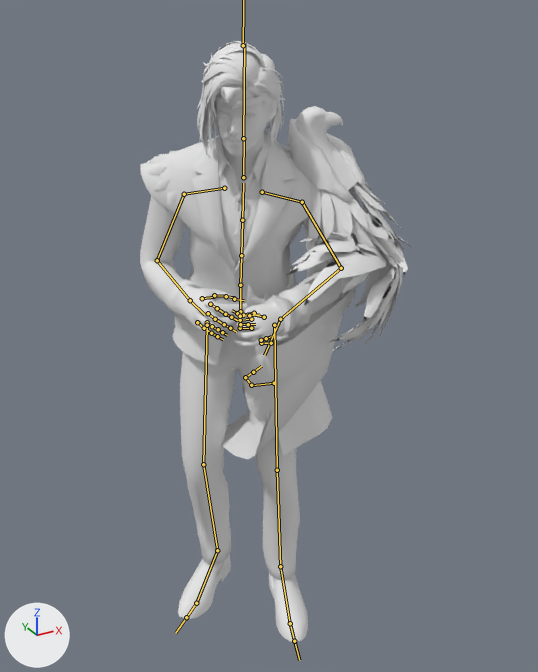
The FBX model Male Pack/ImperialEgypt/Talking At Watercooler.fbx as it was, and as the next commit left it.
Camera for both pictures: a camera (50 mm lens) standing at (-0.48, -0.951, 0.996) and looking at (0.037, -0.01, 0.525). Arrows for +X, +Y and +Z are at lower left; the lights stay in place. Both versions are drawn at frame 414 of the action 'mixamo.com'; the numbers are the values there. The bones that bend it are drawn over the model as lines.

In view in the first picture: 'Male_Lobby_Bottom_Cos_Imperialegypt_0', 'Male_Lobby_Hair_Cos_Imperialegypt_0', 'Male_Lobby_Hair_Cos_Imperialegypt_1', 'Male_Lobby_Head_Cos_Imperialegypt_0', 'Male_Lobby_Shoe_Cos_Imperialegypt_0', 'Male_Lobby_Top_Cos_Imperialegypt_0', 'Male_Lobby_Top_Cos_Imperialegypt_1'.
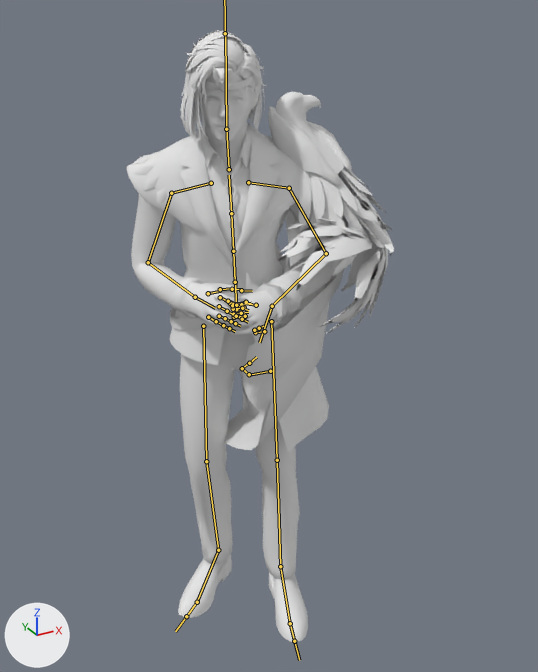
Boxes [x1, y1, x2, y2] around the edits, measured in the pictures (538 x 672 px):
'Male_Lobby_Top_Cos_Imperialegypt_1', posed
    before: [140, 106, 410, 459]
    after: [127, 91, 394, 453]
'Male_Lobby_Bottom_Cos_Imperialegypt_0', posed
    before: [180, 337, 300, 586]
    after: [180, 333, 300, 585]
'Male_Lobby_Hair_Cos_Imperialegypt_1', posed
    before: [197, 41, 285, 158]
    after: [180, 30, 266, 144]
'Male_Lobby_Head_Cos_Imperialegypt_0', posed
    before: [213, 82, 278, 157]
    after: [199, 50, 260, 143]
'Male_Lobby_Top_Cos_Imperialegypt_0', posed
    before: [222, 131, 264, 204]
    after: [205, 121, 247, 180]
'Male_Lobby_Hair_Cos_Imperialegypt_0', posed
    before: [215, 87, 268, 110]
    after: [201, 68, 253, 92]
bone 'mixamorig:Hips', root to tip
    before: (240, 311) to (240, 279)
    after: (236, 309) to (235, 276)
bone 'mixamorig:Spine', root to tip
    before: (240, 285) to (241, 255)
    after: (235, 282) to (233, 251)
bone 'mixamorig:Head', root to tip
    before: (243, 138) to (244, 43)
    after: (226, 129) to (225, 31)
bone 'mixamorig:LeftShoulder', root to tip
    before: (262, 192) to (302, 202)
    after: (248, 182) to (289, 188)
bone 'mixamorig:LeftArm', root to tip
    before: (302, 202) to (341, 268)
    after: (289, 188) to (326, 253)
bone 'mixamorig:LeftForeArm', root to tip
    before: (341, 268) to (280, 319)
    after: (326, 253) to (272, 306)
bone 'mixamorig:LeftHand', root to tip
    before: (280, 319) to (264, 355)
    after: (272, 306) to (259, 342)
bone 'mixamorig:RightArm', root to tip
    before: (184, 194) to (157, 260)
    after: (171, 193) to (148, 262)
bone 'mixamorig:RightForeArm', root to tip
    before: (157, 260) to (190, 300)
    after: (148, 262) to (195, 297)
bone 'mixamorig:LeftUpLeg', root to tip
    before: (274, 325) to (277, 470)
    after: (271, 321) to (277, 460)
bone 'mixamorig:LeftLeg', root to tip
    before: (277, 470) to (280, 566)
    after: (277, 460) to (280, 566)
bone 'mixamorig:RightUpLeg', root to tip
    before: (207, 325) to (203, 464)
    after: (203, 326) to (206, 461)
bone 'mixamorig:RightLeg', root to tip
    before: (203, 464) to (217, 550)
    after: (206, 461) to (218, 550)

The change in detail:
Bone 'mixamorig:Hips' (bone_mixamorig_hips) moves from (1.4, -0.8, -4.6) to (0.6, -0.2, -4.3).
Bone 'mixamorig:Hips' (bone_mixamorig_hips) turns from (2, -31, -1) to (-3, -26, 2) degrees about its own x, y and z.
Bone 'mixamorig:Spine' (bone_mixamorig_spine) turns from (13, -2, -3) to (10, -1, 0) degrees about its own x, y and z.
Bone 'mixamorig:Head' (bone_mixamorig_head) turns from (0, -5, 0) to (0, -2, -3) degrees about its own x, y and z.
Bone 'mixamorig:LeftShoulder' (bone_mixamorig_leftshoulder) turns from (1, 2, 0) to (2, 2, -1) degrees about its own x, y and z.
Bone 'mixamorig:LeftArm' (bone_mixamorig_leftarm) turns from (7, 32, 20) to (14, 35, 23) degrees about its own x, y and z.
Bone 'mixamorig:LeftForeArm' (bone_mixamorig_leftforearm) turns from (-17, 16, 88) to (-14, 18, 86) degrees about its own x, y and z.
Bone 'mixamorig:LeftHand' (bone_mixamorig_lefthand) turns from (-11, 14, 13) to (-12, 16, 14) degrees about its own x, y and z.
Bone 'mixamorig:RightArm' (bone_mixamorig_rightarm) turns from (21, -13, -11) to (21, -16, -5) degrees about its own x, y and z.
Bone 'mixamorig:RightForeArm' (bone_mixamorig_rightforearm) turns from (1, 2, -94) to (4, -1, -94) degrees about its own x, y and z.
Bone 'mixamorig:LeftUpLeg' (bone_mixamorig_leftupleg) turns from (18, -2, -3) to (8, -2, -5) degrees about its own x, y and z.
Bone 'mixamorig:LeftLeg' (bone_mixamorig_leftleg) turns from (-22, 3, -1) to (-8, 4, -1) degrees about its own x, y and z.
Bone 'mixamorig:LeftFoot' (bone_mixamorig_leftfoot) turns from (5, 0, 5) to (-1, 3, 1) degrees about its own x, y and z.
Bone 'mixamorig:RightUpLeg' (bone_mixamorig_rightupleg) turns from (15, 13, 6) to (6, 15, 4) degrees about its own x, y and z.
Bone 'mixamorig:RightLeg' (bone_mixamorig_rightleg) turns from (-24, -3, 1) to (-17, 1, 0) degrees about its own x, y and z.
